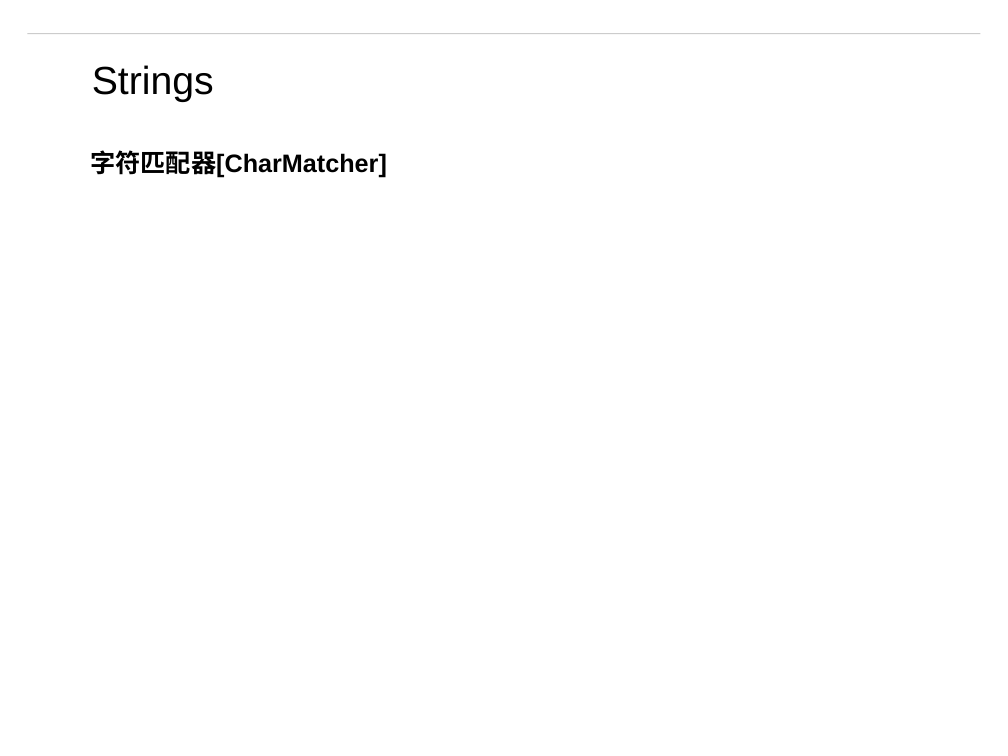
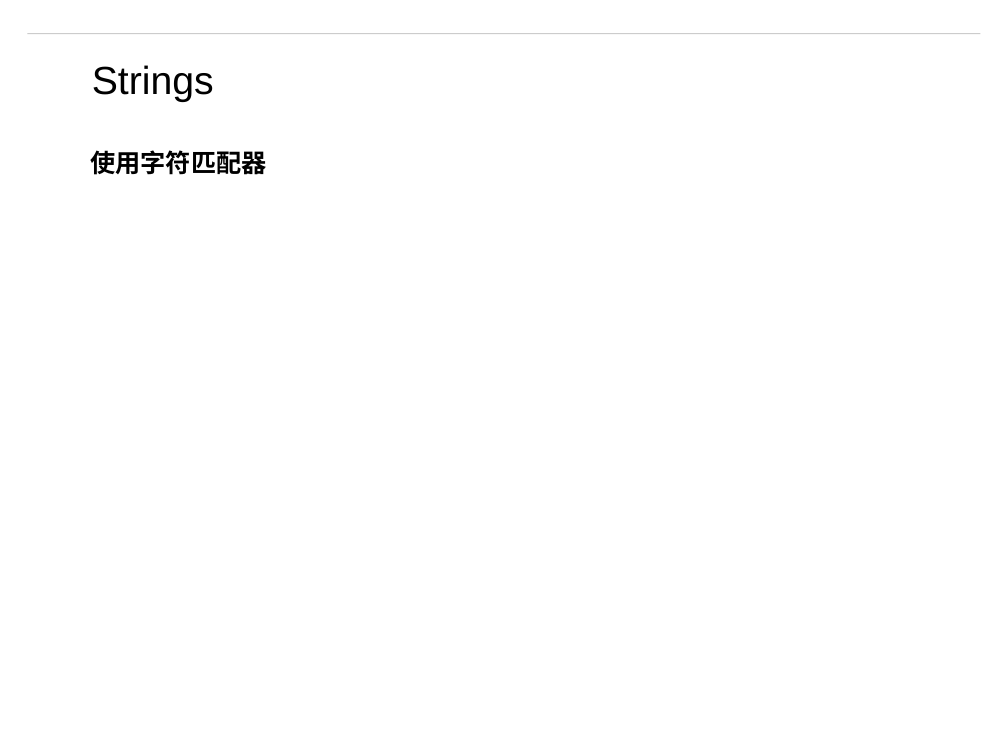
Before and after one commit to matt19870107/Guava, a slide deck: slide 44 of Guava.pptx (slide 41 before the commit). Drawn at 1008x756 pixels with LibreOffice and Linux fonts; fonts in the diff are those of the drawing; background and template pictures are left out. Boxes give left, top, right and bottom in pixels: in the first picture for what was removed or moved away, otherwise in the second. Text is boxed around its words. In the diff, an @@ line names an element or a change of style, - is before the commit and + after.

```diff
--- a/Guava.pptx
+++ b/Guava.pptx
@@ text at (x1=90, y1=150, x2=266, y2=175): text changed @@
-字符匹配器[CharMatcher]
+使用字符匹配器
```
Also in this commit, not shown: 1 other slide changed, 3 slides added, 10 other files.
